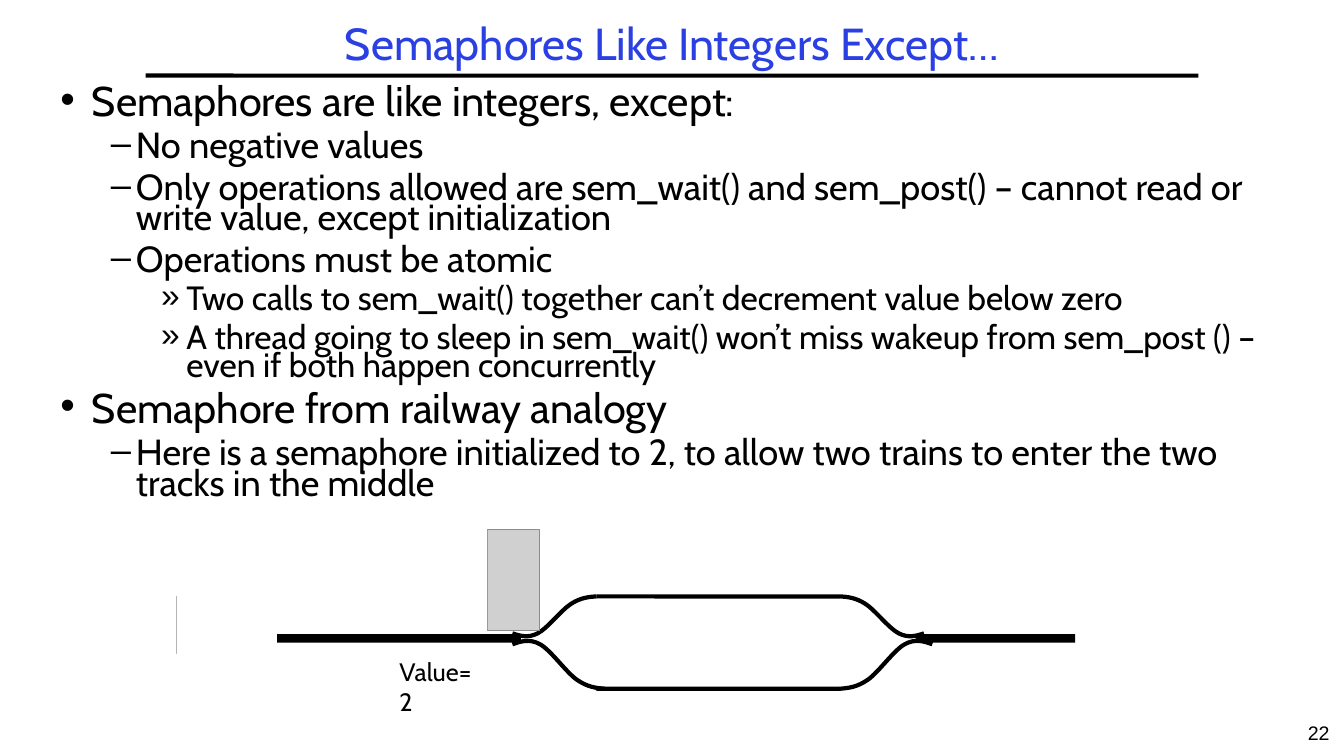
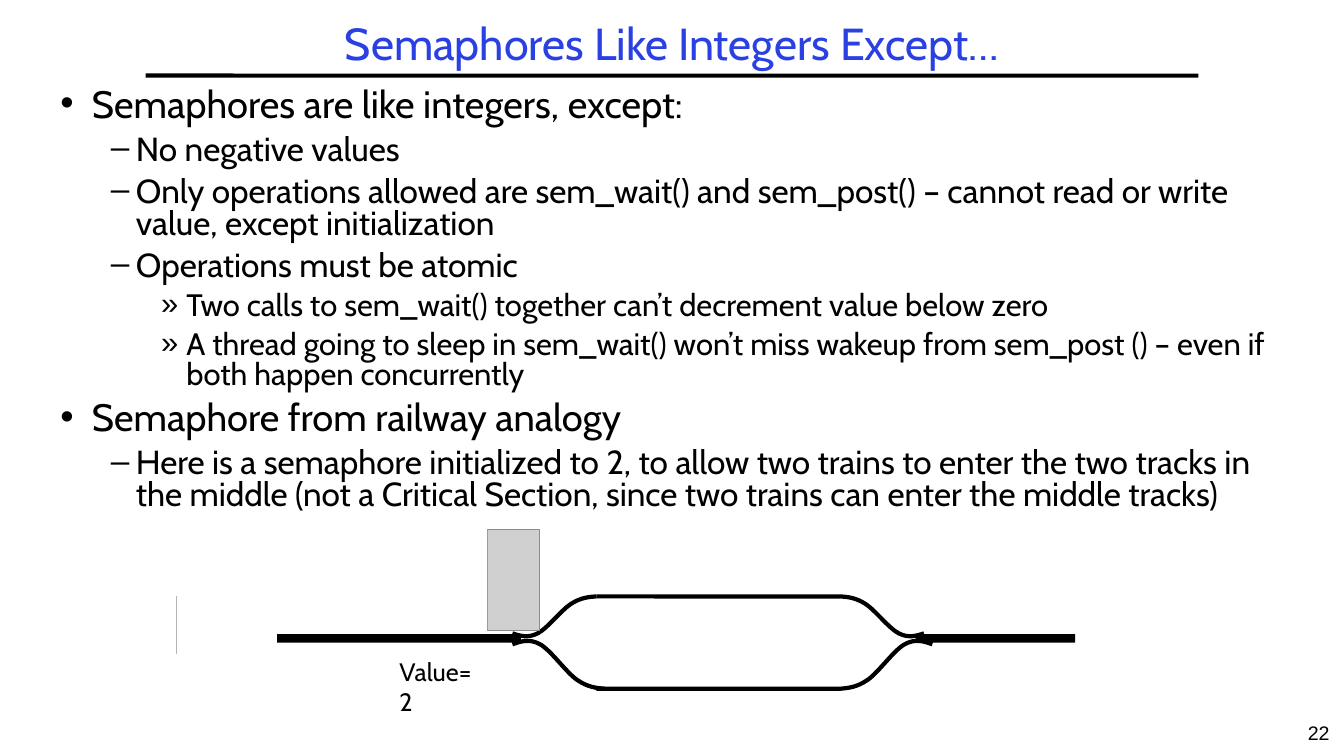
Before and after one commit to guhofstra/CSC112Fa26, a slide deck: slide 22 of PPTs/L3-Synchronization.pptx. Drawn at 1344x756 pixels with LibreOffice and Linux fonts; fonts in the diff are those of the drawing; grey boxes stand for pictures. Boxes give left, top, right and bottom in pixels: in the first picture for what was removed or moved away, otherwise in the second. Text is boxed around its words. In the diff, an @@ line names an element or a change of style, - is before the commit and + after.

```diff
--- a/PPTs/L3-Synchronization.pptx
+++ b/PPTs/L3-Synchronization.pptx
@@ text at (92,89,1265,440): size 29.6 to 27.2 pt in "Semaphores are like integers, except:", "Semaphore from railway analogy"; size 25.9 to 23.8 pt in "No negative values", "Only operations allowed are sem_wait() and sem_post() ...", "Operations must be atomic"; size 24.1 to 22.1 pt in "Two calls to sem_wait() together can’t decrement ...", "A thread going to sleep in sem_wait() ..."; line spacing 0.7 to 0.8 @@
@@ text at (136,449,1250,511): text changed; size 25.9 to 23.8 pt @@
-  – Here is a semaphore initialized to 2, to allow two trains to enter the two tracks in the middle
+  – Here is a semaphore initialized to 2, to allow two trains to enter the two tracks in the middle (not a Critical Section, since two trains can enter the middle tracks)
```
Also in this commit, not shown: 3 other slides changed, 1 other file.
